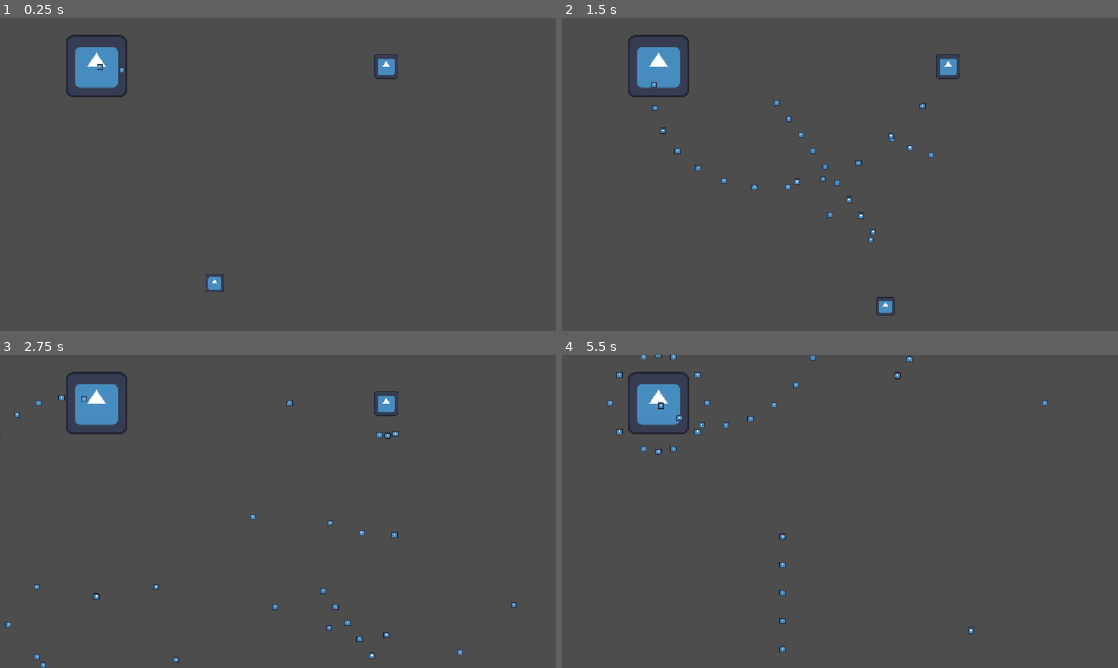
Above: before the commit, frames 1-4 (two rows, left to right).
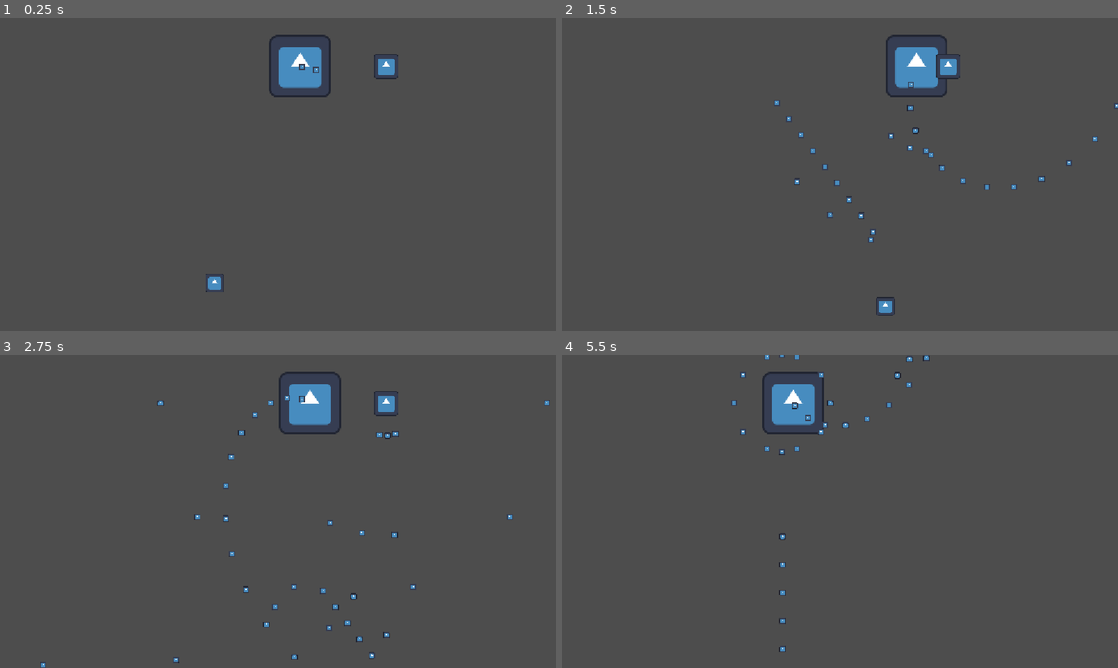
Above: after the commit, the same moments.

Repository: jimrobert796/proyect_bh
Game: Godot game, scene res://main.tscn
The game is run twice, just before and just after one commit, with the same random seed, the same clock (stepped at 60 frames per second) and the same inputs. The engine's default icon, where the game draws it, is replaced by a stand-in: a white triangle on a blue panel in a dark square.
Inputs:
- Up to frame 1 (0.25 s): no input
- Up to frame 2 (1.5 s): hold Right (ui_right) 0.53-1.28 s; hold Z 0.53-1.28 s; hold Down (ui_down) from 1.28 s (still down); tap Shift at 1.35 s
- Up to frame 3 (2.75 s): release Down (ui_down) at 2.03 s; hold Right (ui_right) from 2.03 s (still down); hold Z from 2.03 s (still down)
- Up to frame 4 (5.5 s): release Right (ui_right) at 2.78 s; release Z at 2.78 s; hold Up (ui_up) 2.78-3.53 s; tap Shift at 2.85, 4.35 s; hold Z 3.53-4.28 s; hold Left (ui_left) 3.53-5.03 s; hold Down (ui_down) from 5.03 s (still down); hold Z from 5.03 s (still down)

The runs differ from the first frame. In frame 1, 2.6% of the frame differs, in the area x 11-60%, y 5-26%; in frame 2, 2.8%; in frame 3, 3.0%; in frame 4, 3.1%, in the area x 8-88%, y 0-90%.

Commit message:
Ejemplo a pulir movimiento de boss

Diff:
--- a/scripts/enemy_base.gd
+++ b/scripts/enemy_base.gd
@@ -9,16 +9,26 @@
 ] # Array de patterns a usar
 @export var loop = true  # si al terminar la lista, vuelve a empezar desde el principio
 
+# Movimiento simple izquierda-derecha
+@export var amplitud_horizontal: float = 150.0  # cuánto se mueve a cada lado desde el origen
+@export var velocidad_horizontal: float = 1.0   # qué tan rápido va y viene
 
 var vida
 var patternActual: Pattern
 var indiceActual = 0
+var origen_x: float
+var tiempo_movimiento = 0.0
 
 func _ready():
 	#Logica a construir (fases, etc lo que sea)
 	vida = vidaMax
+	origen_x = global_position.x  # guarda su posición horizontal inicial como centro del vaivén
 	if secuenciaPatterns.size() > 0:
 		asignar_pattern(secuenciaPatterns[0])
+
+func _process(delta):
+	tiempo_movimiento += delta
+	global_position.x = origen_x + sin(tiempo_movimiento * velocidad_horizontal) * amplitud_horizontal
 
 func asignar_pattern(nuevoPatternScene: PackedScene):
 	if patternActual:
